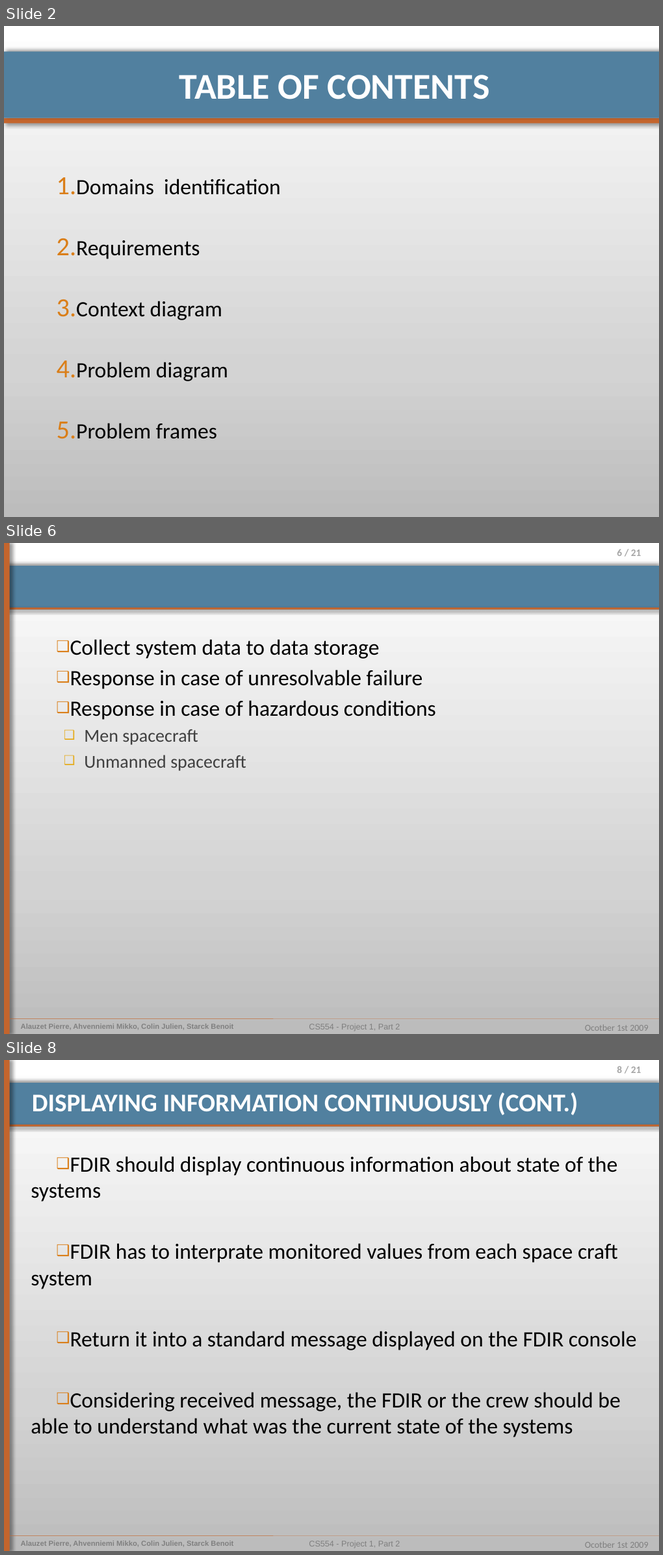
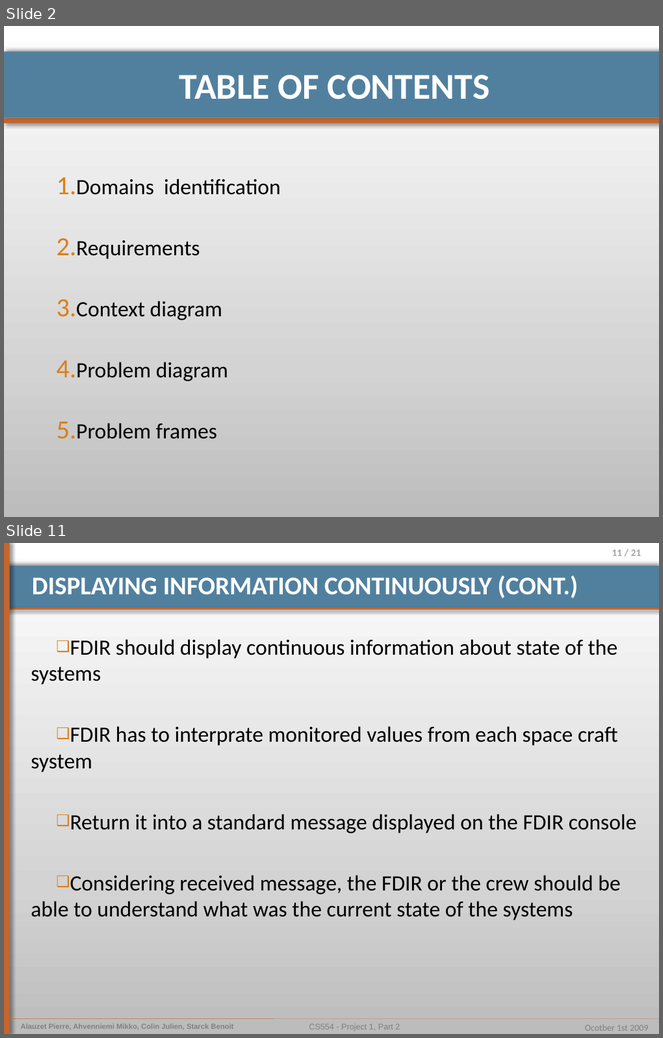
Before and after one commit to pierrealauzet/euroteam, a slide deck: Project 1/Part 2/CS554_EuroTeam_Problem_Frames.pptx. Shown one above the other, each under a label of ours: slides 2, 6 and 8 before the commit, slides 2 and 11 after it; the slides between them are not shown. The pictures are 663x1555 and 663x1038 pixels, drawn with LibreOffice and Linux fonts; fonts in the diff are those of the drawing. Boxes give left, top, right and bottom in pixels: in the first picture for what was removed or moved away, otherwise in the second. Text is boxed around its words. In the diff, an @@ line names an element or a change of style, - is before the commit and + after.

```diff
--- a/Project 1/Part 2/CS554_EuroTeam_Problem_Frames.pptx
+++ b/Project 1/Part 2/CS554_EuroTeam_Problem_Frames.pptx
@@ slide 6 removed at <box>4,543,659,1034</box>, background gradient #BDBDBD to #D3D3D3 to #FFFFFF; not listed: 9 template elements that a slide beside it also shows @@
@@ text removed at <box>70,639,436,771</box> @@
-❑ Collect system data to data storage
-❑ Response in case of unresolvable failure
-❑ Response in case of hazardous conditions
-  ❑ Men spacecraft
-  ❑ Unmanned spacecraft
@@ what was slide 8 is now slide 11 @@
@@ page number at <box>612,549,642,556</box>: text changed @@
-8 / 21
+11 / 21
```
Also in this commit, not shown: 11 slides changed, 3 slides added, 1 other slide removed.
